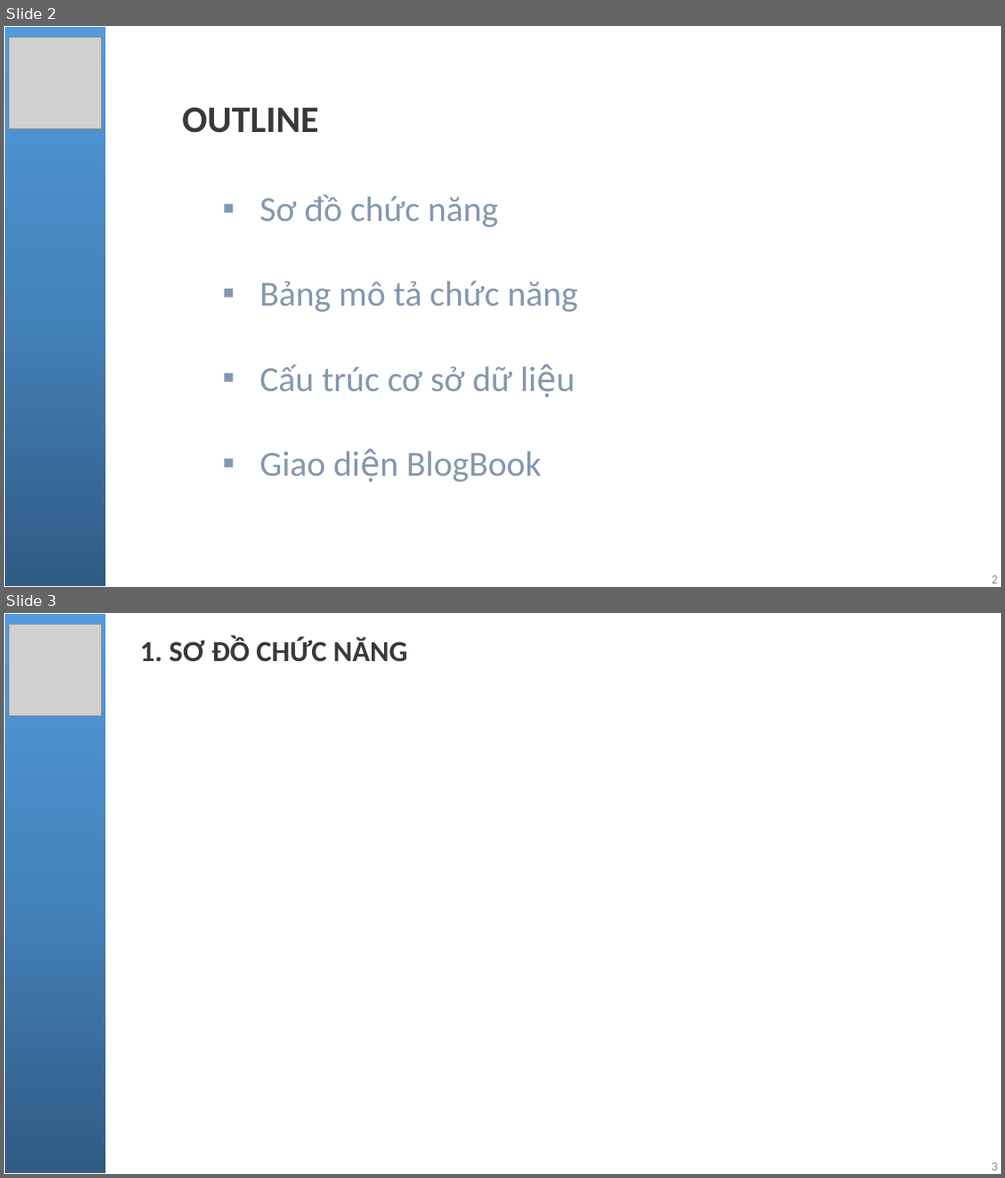
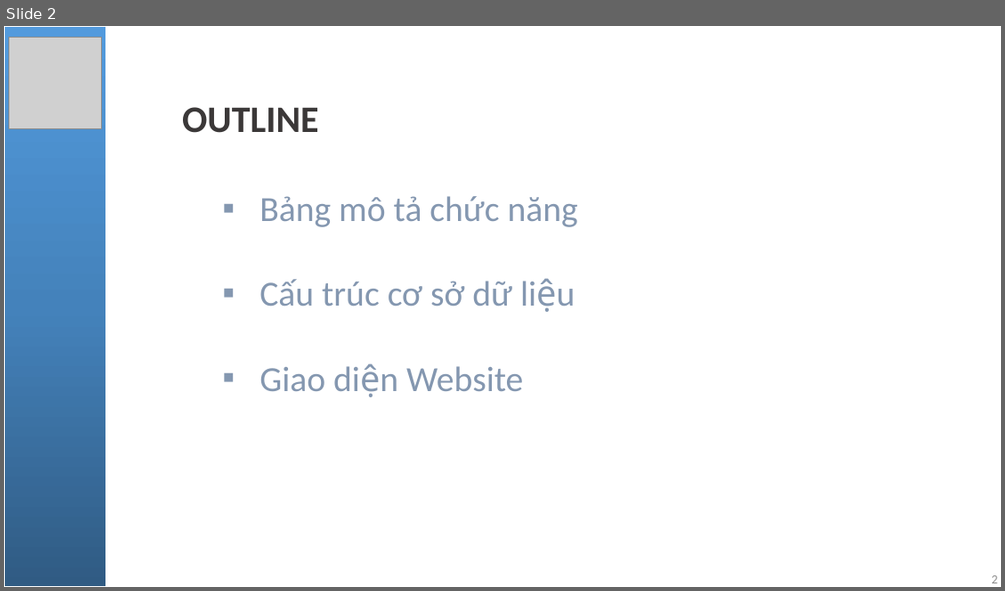
Before and after one commit to NgoQuocBao1010/PHP-Spotify-Clone, a slide deck: pptReport/Báo cáo đồ án.pptx. Shown one above the other, each under a label of ours: slides 2 and 3 before the commit, slide 2 after it. The pictures are 1005x1178 and 1005x591 pixels, drawn with LibreOffice and Linux fonts; fonts in the diff are those of the drawing; grey boxes stand for pictures. Boxes give left, top, right and bottom in pixels: in the first picture for what was removed or moved away, otherwise in the second. Text is boxed around its words. In the diff, an @@ line names an element or a change of style, - is before the commit and + after.

```diff
--- a/pptReport/Báo cáo đồ án.pptx
+++ b/pptReport/Báo cáo đồ án.pptx
@@ slide 3 removed at [4, 613, 1001, 1174], background #FFFFFF @@
@@ rectangle removed at [4, 613, 106, 1174] @@
@@ picture removed at [9, 625, 101, 716] @@
@@ subtitle removed at [140, 638, 408, 662] @@
-1. SƠ ĐỒ CHỨC NĂNG
@@ page number removed at [991, 1162, 997, 1170] @@
-3
@@ slide 2 changed as well @@
@@ text at [259, 194, 498, 227]: paragraph removed @@
-▪ Sơ đồ chức năng
@@ text at [259, 366, 523, 391]: text changed @@
-▪ Giao diện BlogBook
+▪ Giao diện Website
```
Also in this commit, not shown: 17 other slides changed, 3 slides added.
